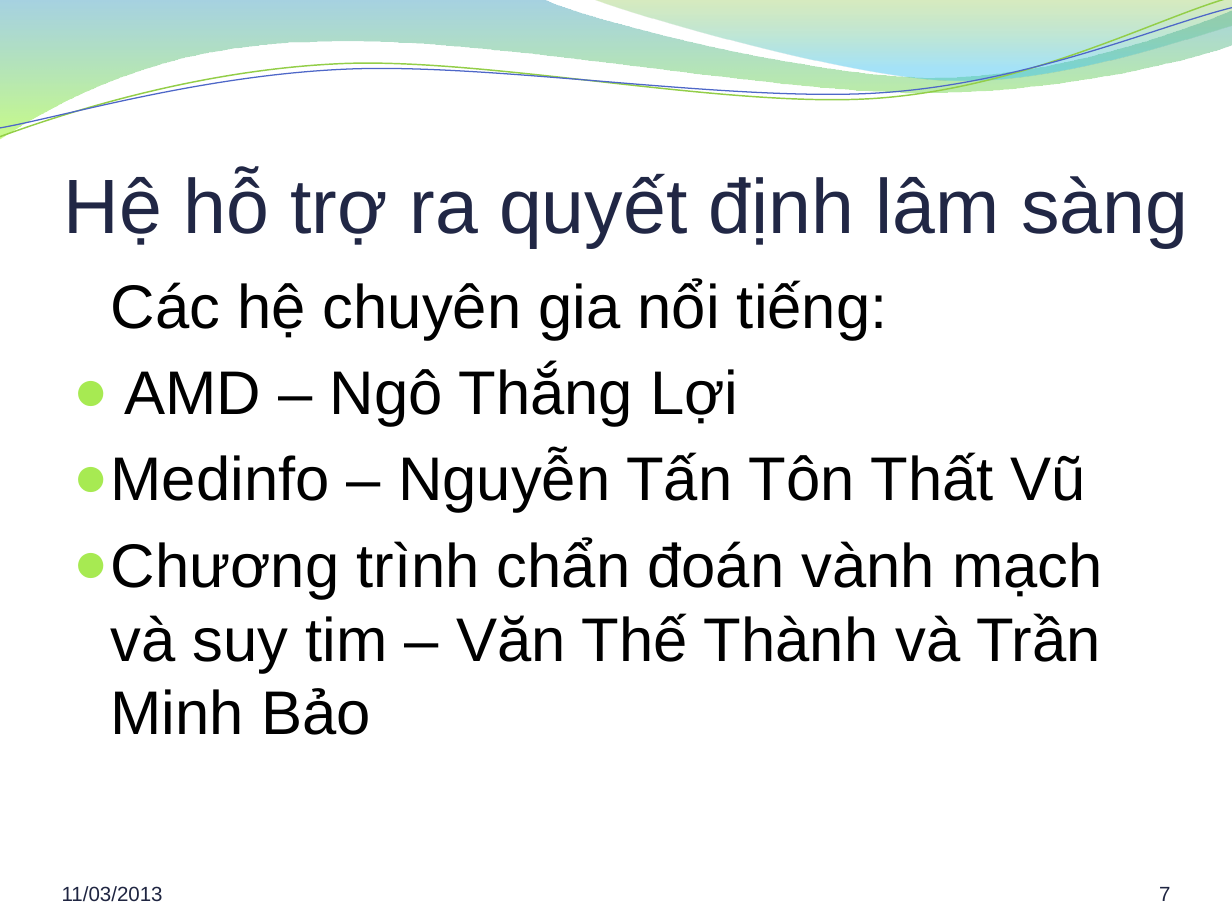
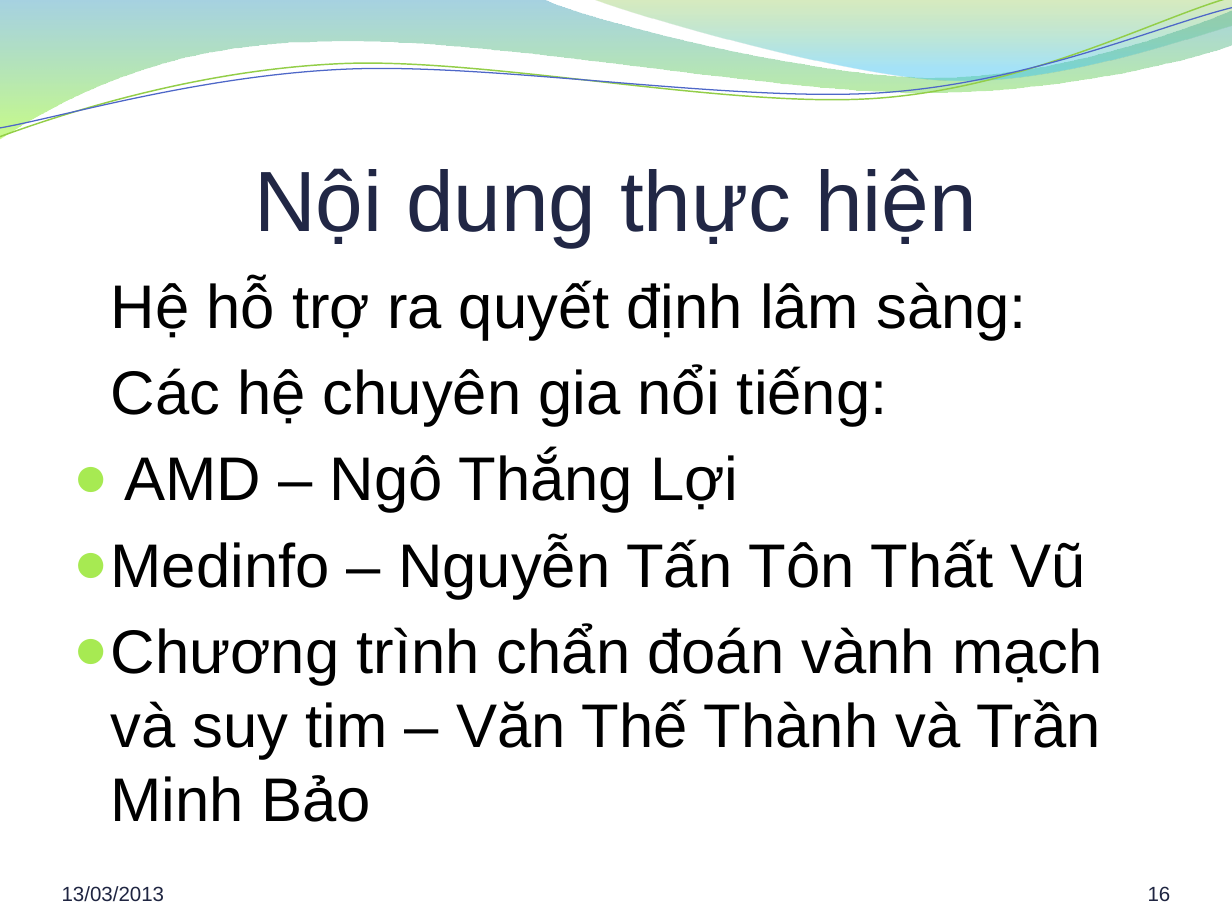
Before and after one commit to hung94it/benhvien, a slide deck: slide 16 of Diabetes/Documents/Report/Bao cao khoa luan.pptx (slide 7 before the commit). Drawn at 1232x924 pixels with LibreOffice and Linux fonts; fonts in the diff are those of the drawing; background and template pictures are left out. Boxes give left, top, right and bottom in pixels: in the first picture for what was removed or moved away, otherwise in the second. Text is boxed around its words. In the diff, an @@ line names an element or a change of style, - is before the commit and + after.

```diff
--- a/Diabetes/Documents/Report/Bao cao khoa luan.pptx
+++ b/Diabetes/Documents/Report/Bao cao khoa luan.pptx
@@ title at bbox=[254, 168, 977, 246]: text changed; size 45 to 50 pt @@
-Hệ hỗ trợ ra quyết định lâm sàng
+Nội dung thực hiện
@@ text at bbox=[111, 279, 1027, 340]: paragraph added @@
+Hệ hỗ trợ ra quyết định lâm sàng:
@@ text at bbox=[62, 886, 165, 902]: text changed @@
-11/03/2013
+13/03/2013
@@ page number at bbox=[1148, 886, 1171, 901]: text changed @@
-7
+16
```
Also in this commit, not shown: 25 other slides changed, 6 slides added, 3 slides removed, 1 other file.
